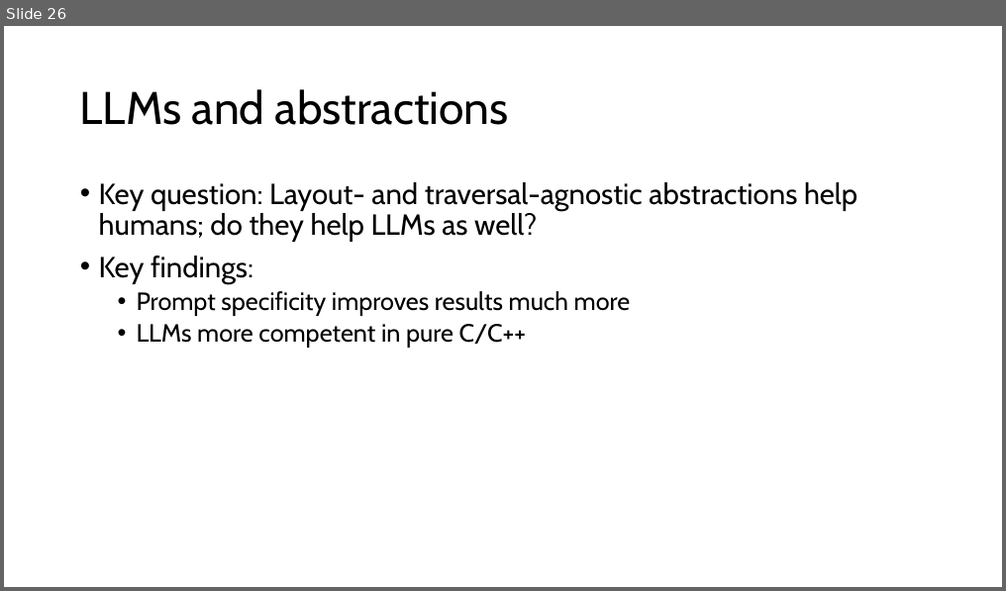
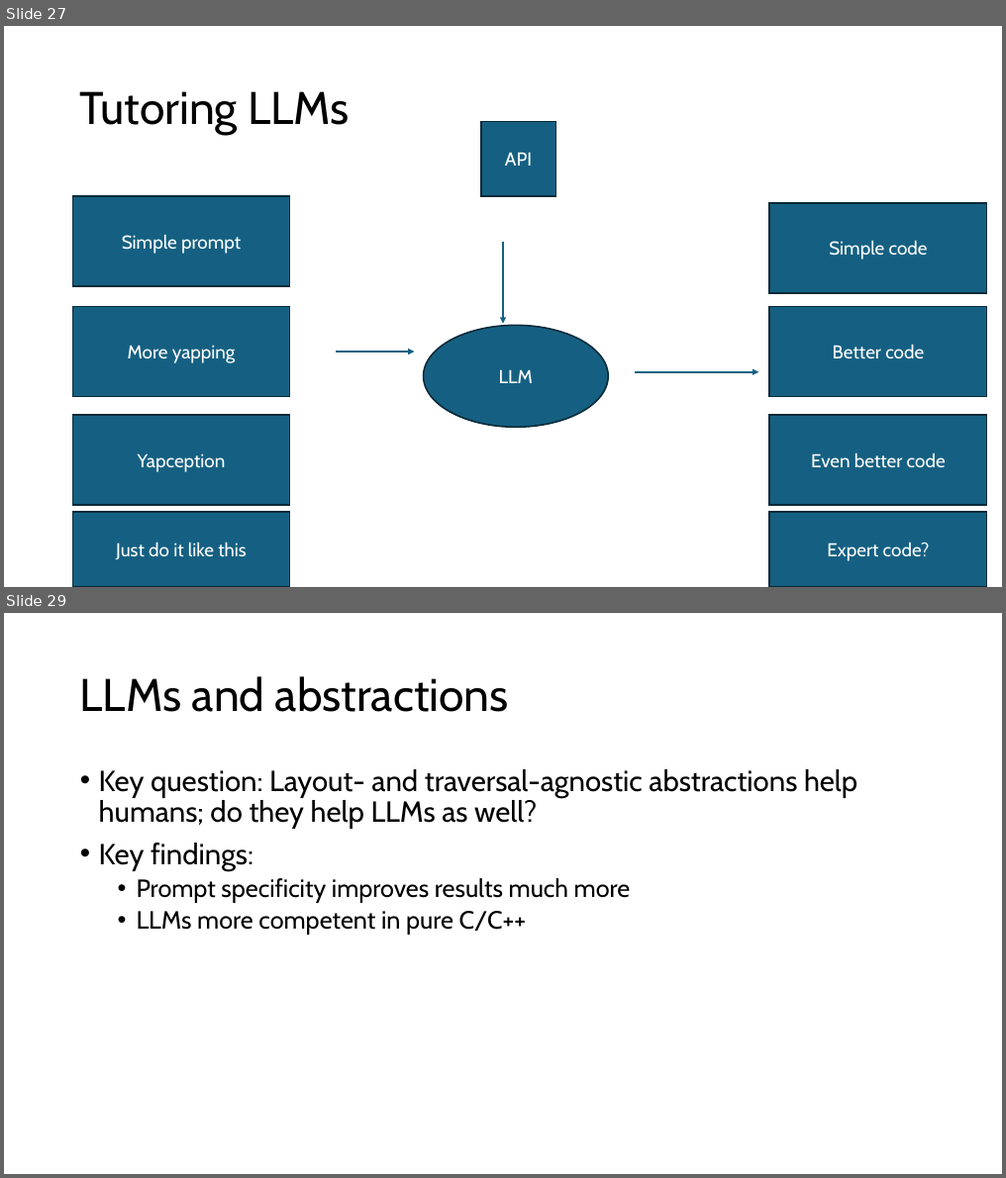
Before and after one commit to jiriklepl/phd-thesis, a slide deck: slides/Optimizing Memory Layouts and Traversal Orders in High-Performance Computing.pptx. Shown one above the other, each under a label of ours: slide 26 before the commit, slides 27 and 29 after it; the slides between them are not shown. The pictures are 1006x591 and 1006x1178 pixels, drawn with LibreOffice and Linux fonts; fonts in the diff are those of the drawing. Boxes give left, top, right and bottom in pixels: in the first picture for what was removed or moved away, otherwise in the second. Text is boxed around its words. In the diff, an @@ line names an element or a change of style, - is before the commit and + after.

```diff
--- a/slides/Optimizing Memory Layouts and Traversal Orders in High-Performance Computing.pptx
+++ b/slides/Optimizing Memory Layouts and Traversal Orders in High-Performance Computing.pptx
@@ slide 27 added at (4, 26, 1002, 587), background #FFFFFF @@
@@ title added at (80, 91, 350, 135), 44 pt, text #000000 @@
+Tutoring LLMs
@@ rectangle added at (481, 122, 555, 196), fill #156082, outline #092A39 1.5 pt, 18 pt, text #FFFFFF @@
+API
@@ rectangle added at (73, 196, 290, 286), fill #156082, outline #092A39 1.5 pt, 18 pt, text #FFFFFF @@
+Simple prompt
@@ rectangle added at (770, 203, 987, 293), fill #156082, outline #092A39 1.5 pt, 18 pt, text #FFFFFF @@
+Simple code
@@ arrow added from (503, 242) to (503, 324), #156082 1.5 pt @@
@@ rectangle added at (73, 307, 290, 396), fill #156082, outline #092A39 1.5 pt, 18 pt, text #FFFFFF @@
+More yapping
@@ rectangle added at (770, 307, 987, 396), fill #156082, outline #092A39 1.5 pt, 18 pt, text #FFFFFF @@
+Better code
@@ arrow added from (336, 352) to (414, 352), #156082 1.5 pt @@
@@ ellipse added at (423, 325, 608, 427), fill #156082, outline #092A39 1.5 pt, 18 pt, text #FFFFFF @@
+LLM
@@ arrow added from (635, 372) to (758, 372), #156082 1.5 pt @@
@@ rectangle added at (73, 415, 290, 505), fill #156082, outline #092A39 1.5 pt, 18 pt, text #FFFFFF @@
+Yapception
@@ rectangle added at (770, 415, 987, 505), fill #156082, outline #092A39 1.5 pt, 18 pt, text #FFFFFF @@
+Even better code
@@ rectangle added at (73, 513, 290, 587), fill #156082, outline #092A39 1.5 pt, 18 pt, text #FFFFFF @@
+Just do it like this
@@ rectangle added at (770, 513, 987, 587), fill #156082, outline #092A39 1.5 pt, 18 pt, text #FFFFFF @@
+Expert code?
@@ what was slide 26 is now slide 29 @@
```
Also in this commit, not shown: 4 slides changed, 10 other slides added, 7 slides removed.
